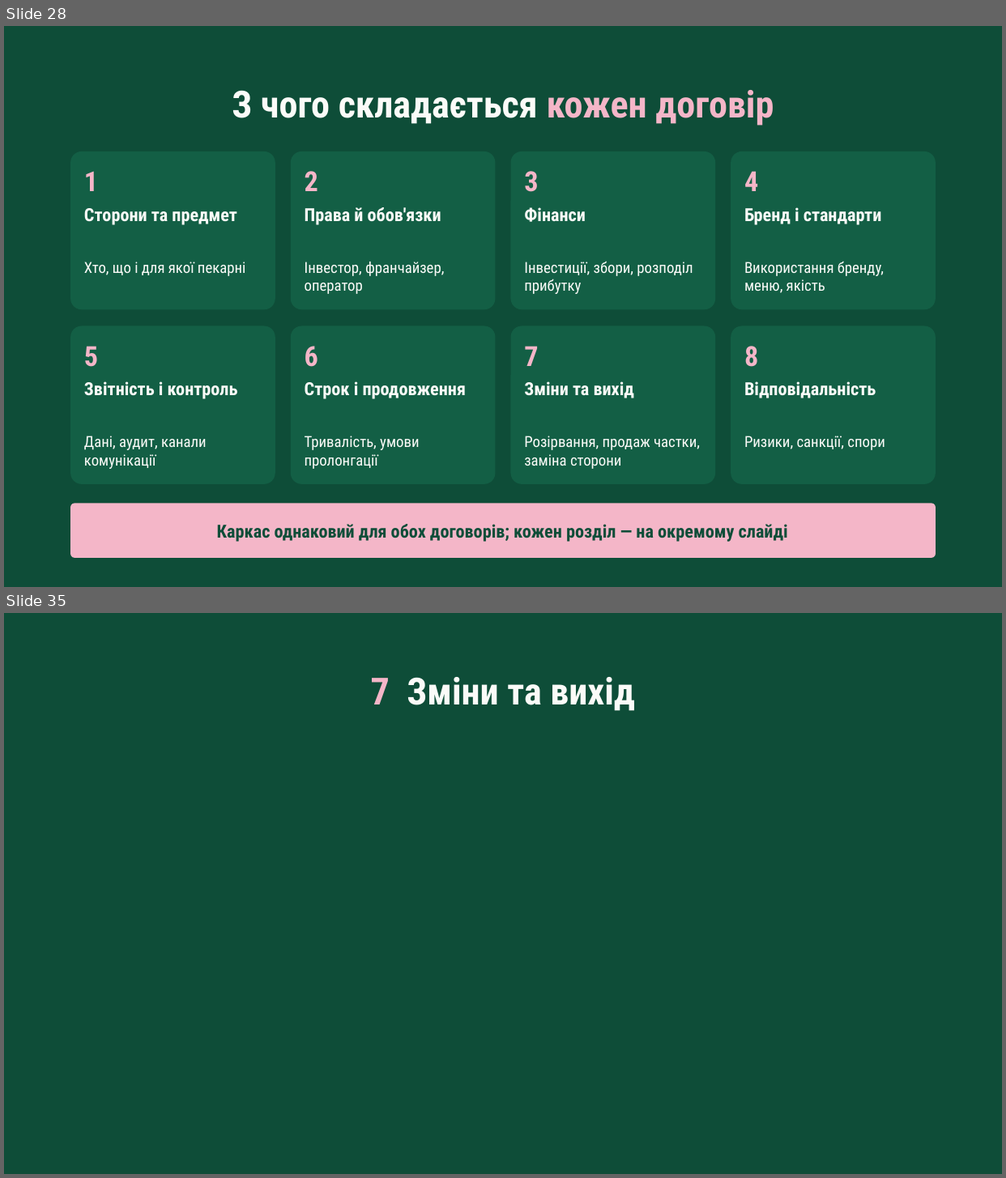
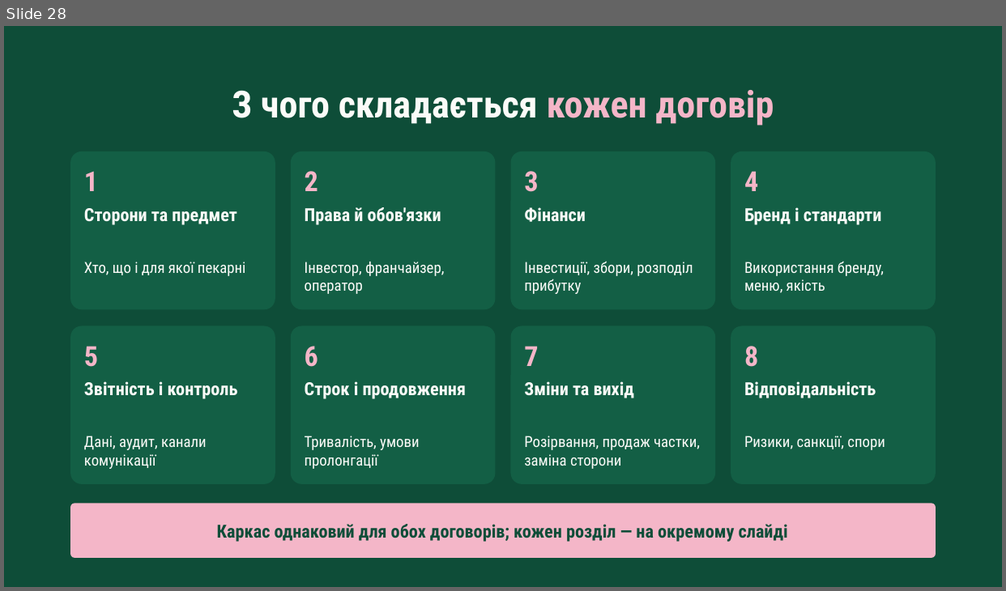
Before and after one commit to denfidiriv-cmyk/xcrypto, a slide deck: presentation_with_contract.pptx. Shown one above the other, each under a label of ours: slides 28 and 35 before the commit, slide 28 after it; the slides between them are not shown. The pictures are 1006x1178 and 1006x591 pixels, drawn with LibreOffice and Linux fonts; fonts in the diff are those of the drawing. Boxes give left, top, right and bottom in pixels: in the first picture for what was removed or moved away, otherwise in the second. Text is boxed around its words. In the diff, an @@ line names an element or a change of style, - is before the commit and + after.

```diff
--- a/presentation_with_contract.pptx
+++ b/presentation_with_contract.pptx
@@ slide 35 removed at [4,613,1002,1174], background #0E4D38 @@
@@ text removed at [371,677,635,711] @@
-7 Зміни та вихід
```
Also in this commit, not shown: 9 slides added, 7 other slides removed.
